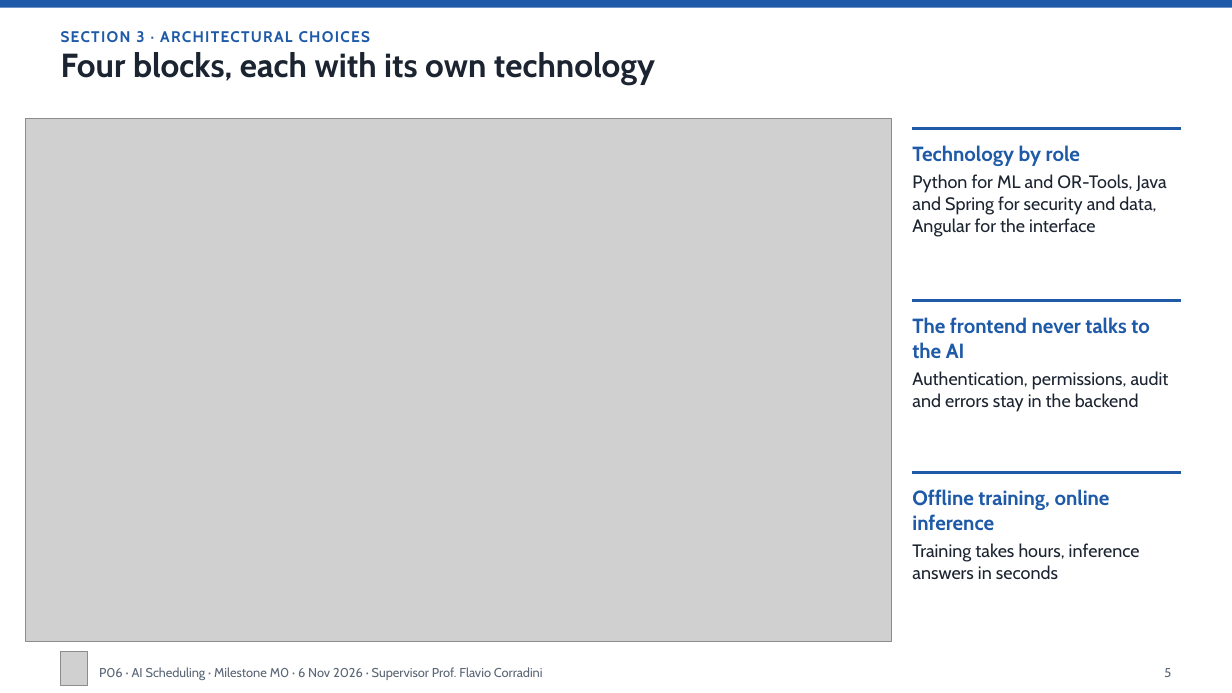
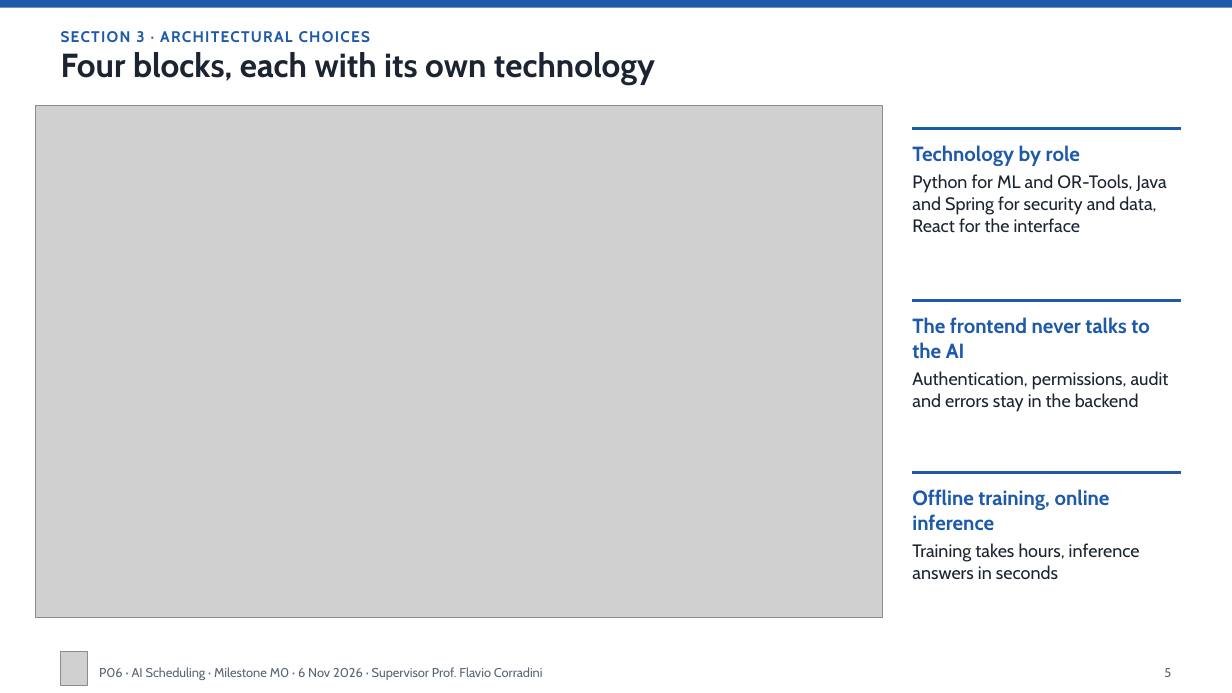
Before and after one commit to Pieruc/Scheduling, a slide deck: slide 5 of Presentazione/P06-6Nov-v1.pptx. Drawn at 1232x693 pixels with LibreOffice and Linux fonts; fonts in the diff are those of the drawing; grey boxes stand for pictures. Boxes give left, top, right and bottom in pixels: in the first picture for what was removed or moved away, otherwise in the second. Text is boxed around its words. In the diff, an @@ line names an element or a change of style, - is before the commit and + after.

```diff
--- a/Presentazione/P06-6Nov-v1.pptx
+++ b/Presentazione/P06-6Nov-v1.pptx
@@ picture: place and size @@
-picture at (26, 118, 893, 642)
+picture at (36, 105, 883, 617)
@@ text at (912, 174, 1167, 233): text changed @@
-Python for ML and OR-Tools, Java and Spring for security and data, Angular for the interface
+Python for ML and OR-Tools, Java and Spring for security and data, React for the interface
```
Also in this commit, not shown: 8 other slides changed, 1 slide added, 1 other file.
